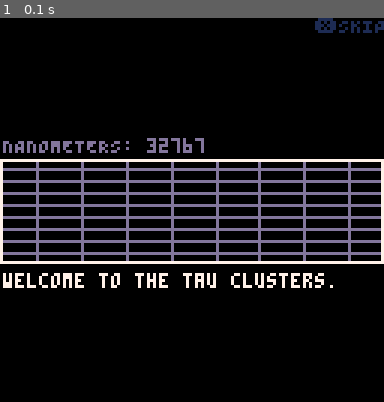
Above: before the commit, frame 1.
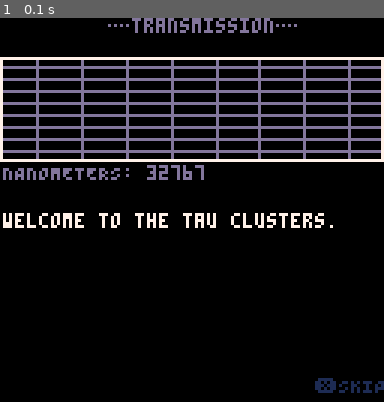
Above: after the commit, the same moment.

Repository: caseylabrack/laser
Game: PICO-8 cartridge zaag.p8
Same seed, same stepped clock (60 frames per second), same inputs: the game is played once before the commit and once after it.
Inputs:
- Up to frame 1 (0.1 s): no input

The runs differ from the first frame. In frame 1, 22% of the frame differs, in the area x 0-100%, y 0-98%.

Commit message:
organize artwork, change slide layout

Diff:
--- a/zaag.p8
+++ b/zaag.p8
@@ -21,7 +21,6 @@
 --  with boss at the end of line
 -- "return of zaag"? zaag returns
 --  zaag reblastered
--- names like bacteria
 -- intro: a skill based video skill program
 --  for one or two players
 -- levels count down
@@ -1275,7 +1274,8 @@
 	local pat=0
 	--palette to hide/reveal art
 	local hidepal=split("1,1,1,1,1,1,1,1,1,1,1,1,1,1,1")
-	local skipcount=0
+	local skipcount=0 --skip button
+	local nanos=0 --scale to display
 
 	while pat~=-1 do
 		cls()
@@ -1289,9 +1289,9 @@
 			skipcount=0
 		end
 
-		print("❎SKIP",105,0,1)
+		print("❎SKIP",105,120,1)
 		clip(105,0,23*skipcount/45,8)
-		print("❎SKIP",105,0,12)
+		print("❎SKIP",105,120,12)
 		clip()
 
 		local text=""
@@ -1325,15 +1325,16 @@
 			local wid=14.9412+112.0588*pct
 			local hid=4+30*pct
 
-			clip(0,47,127,34)
+--			clip(0,47,127,34)
+			clip(0,13,127,34)
 			camera(wid*(101)/2-64,hid*(101)/2-64)
 			for row=0,101 do
 				for col=0,101 do
 					rect(
 						col*wid,
-						row*hid,
+						row*hid-34,
 						col*wid+wid,
-						row*hid+hid,
+						row*hid+hid-34,
 						13
 					)
 				end
@@ -1342,7 +1343,7 @@
 			clip()
 			text=
 [[welcome to the tau clusters.]]
-			print("NANOMETERS: "..flr(9/pct),1,40,13)
+			nanos=flr(9/pct)
 		end
 
 		--ship reveal
@@ -1385,14 +1386,16 @@
 		if pat==6 then
 			text=text.."good luck!"
 		end
-		rect(0,47,127,81,7)
+		rect(0,47-34,127,81-34,7)
+		print("NANOMETERS: "..nanos,1,49,13)
 		pal(hidepal)
 		--126 width x 34 height
 		if pat>0 then
-			sspr(0,56,126,34,1,47)
+			sspr(0,56,126,34,1,47-34)
 		end
 		pal()
-		print(text,1,85,7)
+		cprint("…transmission…", 64, 0, 13)
+		print(text,1,65,7)
 		flip()
 		pat=stat(54)
 	end
Not shown, changed: 25 lines of the sprite sheet (__gfx__) section of zaag.p8
Not shown, changed: assets/sheet-slide-import.png
Not shown, changed: assets/sheet-slide.psd
Not shown, removed: assets/sheet.png
Not shown, removed: assets/sheet_import.png
Not shown, added: assets/sprite-sheet-cockpit.ai
Not shown, removed: sheet.ai
